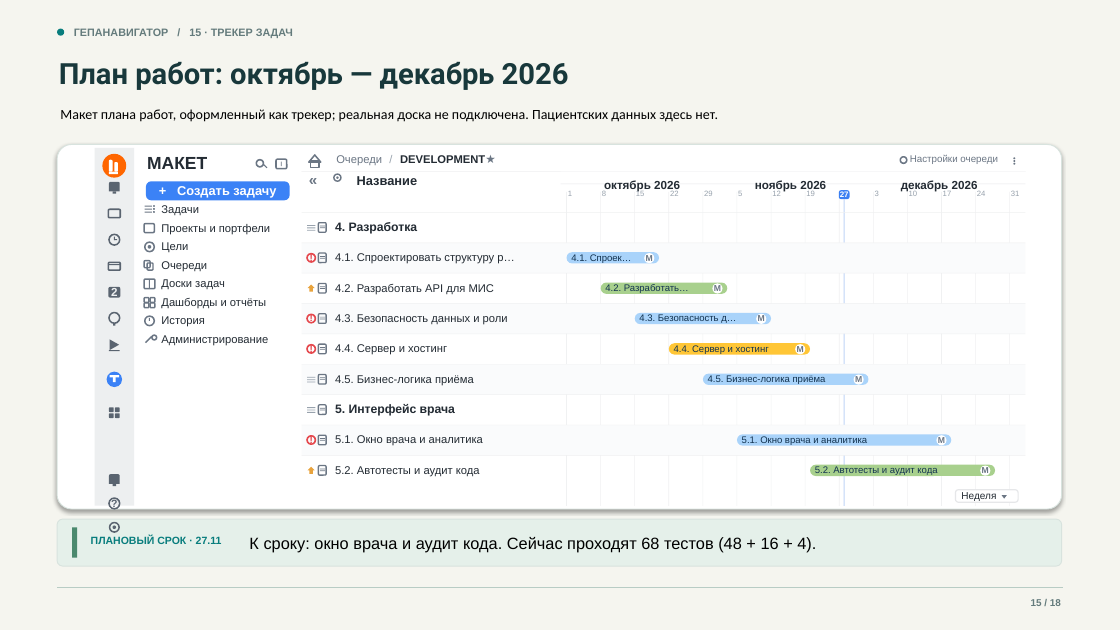
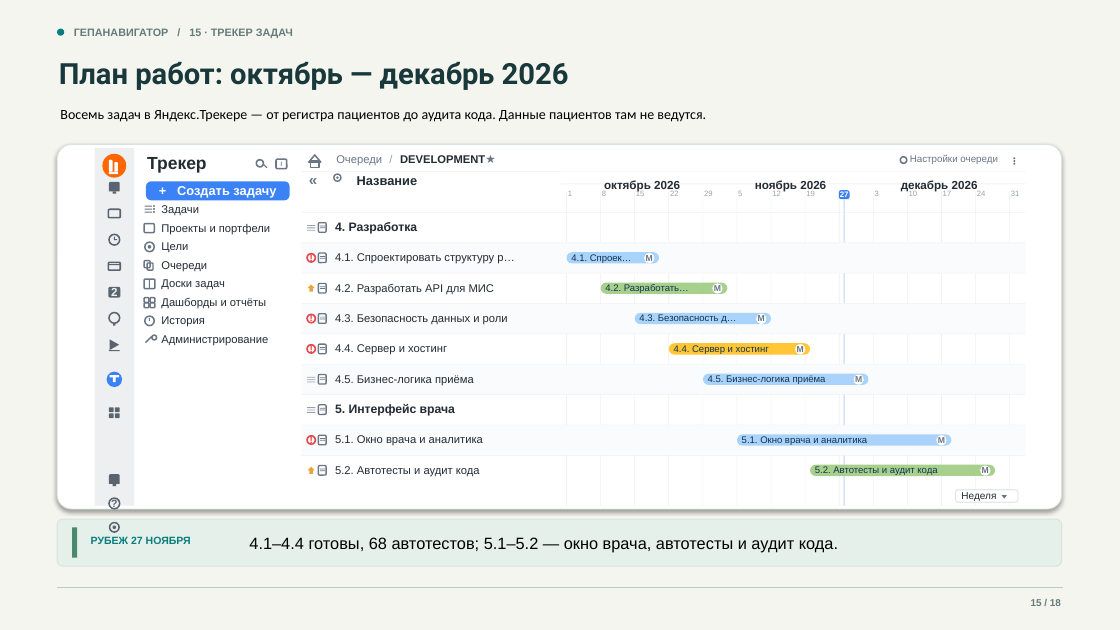
Before and after one commit to devenportg/GepaNavigator, a slide deck: slide 15 of deliverables/GepaNavigator_release.pptx. Drawn at 1120x630 pixels with LibreOffice and Linux fonts; fonts in the diff are those of the drawing. Boxes give left, top, right and bottom in pixels: in the first picture for what was removed or moved away, otherwise in the second. Text is boxed around its words. In the diff, an @@ line names an element or a change of style, - is before the commit and + after.

```diff
--- a/deliverables/GepaNavigator_release.pptx
+++ b/deliverables/GepaNavigator_release.pptx
@@ text at box(60, 110, 706, 122): text changed @@
-Макет плана работ, оформленный как трекер; реальная доска не подключена. Пациентских данных здесь нет.
+Восемь задач в Яндекс.Трекере — от регистра пациентов до аудита кода. Данные пациентов там не ведутся.
@@ text at box(147, 157, 207, 173): text changed @@
-МАКЕТ
+Трекер
@@ text at box(91, 536, 191, 544): text changed @@
-ПЛАНОВЫЙ СРОК · 27.11
+РУБЕЖ 27 НОЯБРЯ
@@ text at box(249, 537, 838, 552): text changed @@
-К сроку: окно врача и аудит кода. Сейчас проходят 68 тестов (48 + 16 + 4).
+4.1–4.4 готовы, 68 автотестов; 5.1–5.2 — окно врача, автотесты и аудит кода.
```
Also in this commit, not shown: 10 other slides changed, 9 other files.
